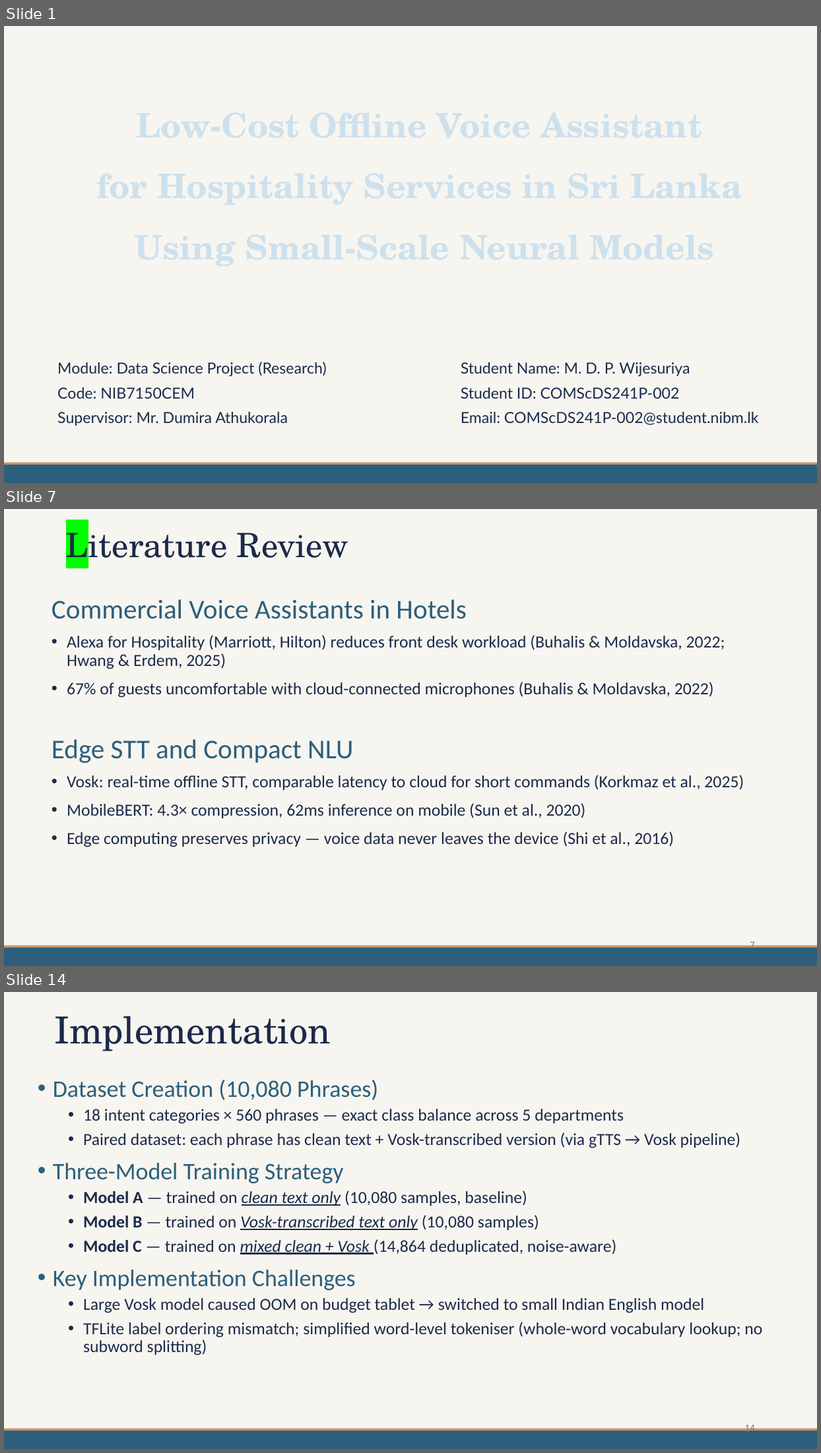
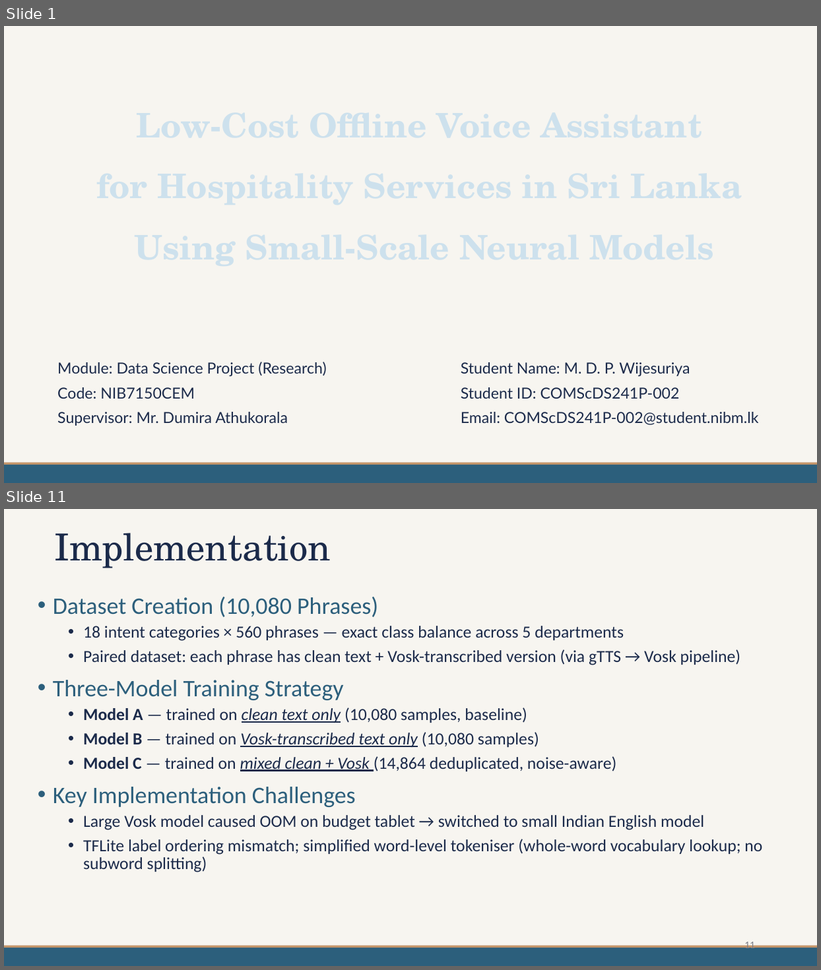
Before and after one commit to mdpw/msc-research, a slide deck: documents/Viva Presentation.pptx. Shown one above the other, each under a label of ours: slides 1, 7 and 14 before the commit, slides 1 and 11 after it; the slides between them are not shown. The pictures are 821x1453 and 821x970 pixels, drawn with LibreOffice and Linux fonts; fonts in the diff are those of the drawing. Boxes give left, top, right and bottom in pixels: in the first picture for what was removed or moved away, otherwise in the second. Text is boxed around its words. In the diff, an @@ line names an element or a change of style, - is before the commit and + after.

```diff
--- a/documents/Viva Presentation.pptx
+++ b/documents/Viva Presentation.pptx
@@ slide 7 removed at [4,509,817,966], background #F7F5F0; not listed: 2 template elements that a slide beside it also shows @@
@@ title removed at [66,524,349,568] @@
-Literature Review
@@ text removed at [52,599,744,848] @@
-Commercial Voice Assistants in Hotels
-• Alexa for Hospitality (Marriott, Hilton) reduces front desk workload (Buhalis & Moldavska, 2022; Hwang & Erdem, 2025)
-• 67% of guests uncomfortable with cloud-connected microphones (Buhalis & Moldavska, 2022)
-Edge STT and Compact NLU
-• Vosk: real-time offline STT, comparable latency to cloud for short commands (Korkmaz et al., 2025)
-• MobileBERT: 4.3× compression, 62ms inference on mobile (Sun et al., 2020)
-• Edge computing preserves privacy — voice data never leaves the device (Shi et al., 2016)
@@ page number removed at [750,940,755,952] @@
-7
@@ what was slide 14 is now slide 11 @@
@@ page number at [745,940,755,952]: text changed @@
-14
+11
```
Also in this commit, not shown: 6 slides changed, 4 slides added, 6 other slides removed.
